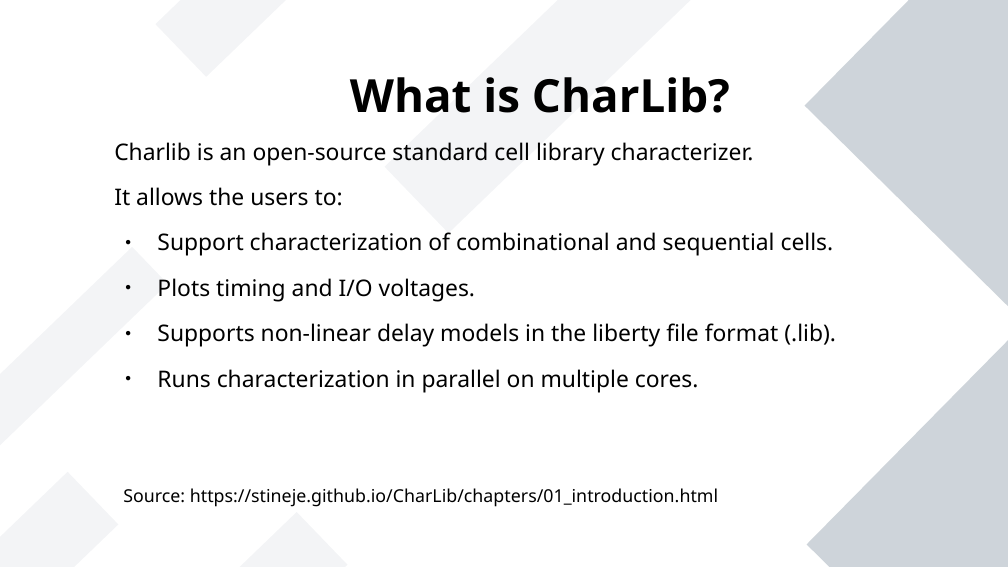
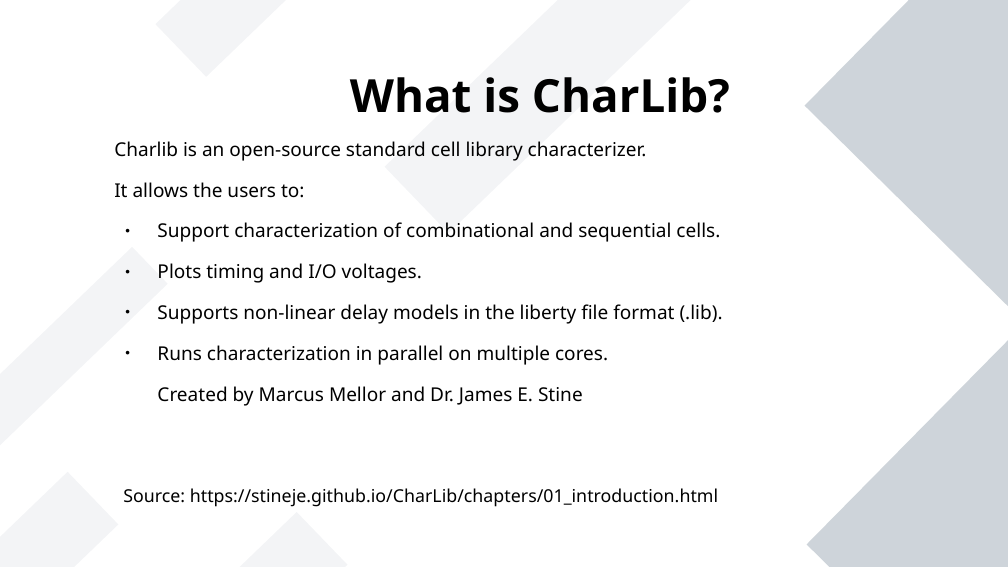
Before and after one commit to landerich/ECEN4293-Final-Project-Bayesian-Optimization, a slide deck: slide 2 of Slide Presentation BO for Charlib.odp. Drawn at 1008x567 pixels with LibreOffice and Linux fonts; fonts in the diff are those of the drawing. Boxes give left, top, right and bottom in pixels: in the first picture for what was removed or moved away, otherwise in the second. Text is boxed around its words. In the diff, an @@ line names an element or a change of style, - is before the commit and + after.

```diff
--- a/Slide Presentation BO for Charlib.odp
+++ b/Slide Presentation BO for Charlib.odp
@@ text at bbox=[114, 141, 723, 365]: size 18 to 15 pt in "Charlib is an open-source standard cell library ...", "It allows the users to:", "Support characterization of combinational and sequential cel ...", "Plots timing and I/O voltages." and 2 more places @@
@@ text at bbox=[157, 386, 583, 406]: paragraph added @@
+Created by Marcus Mellor and Dr. James E. Stine
```
Also in this commit, not shown: 3 other slides changed, 6 slides added, 4 slides removed, 2 other files.
